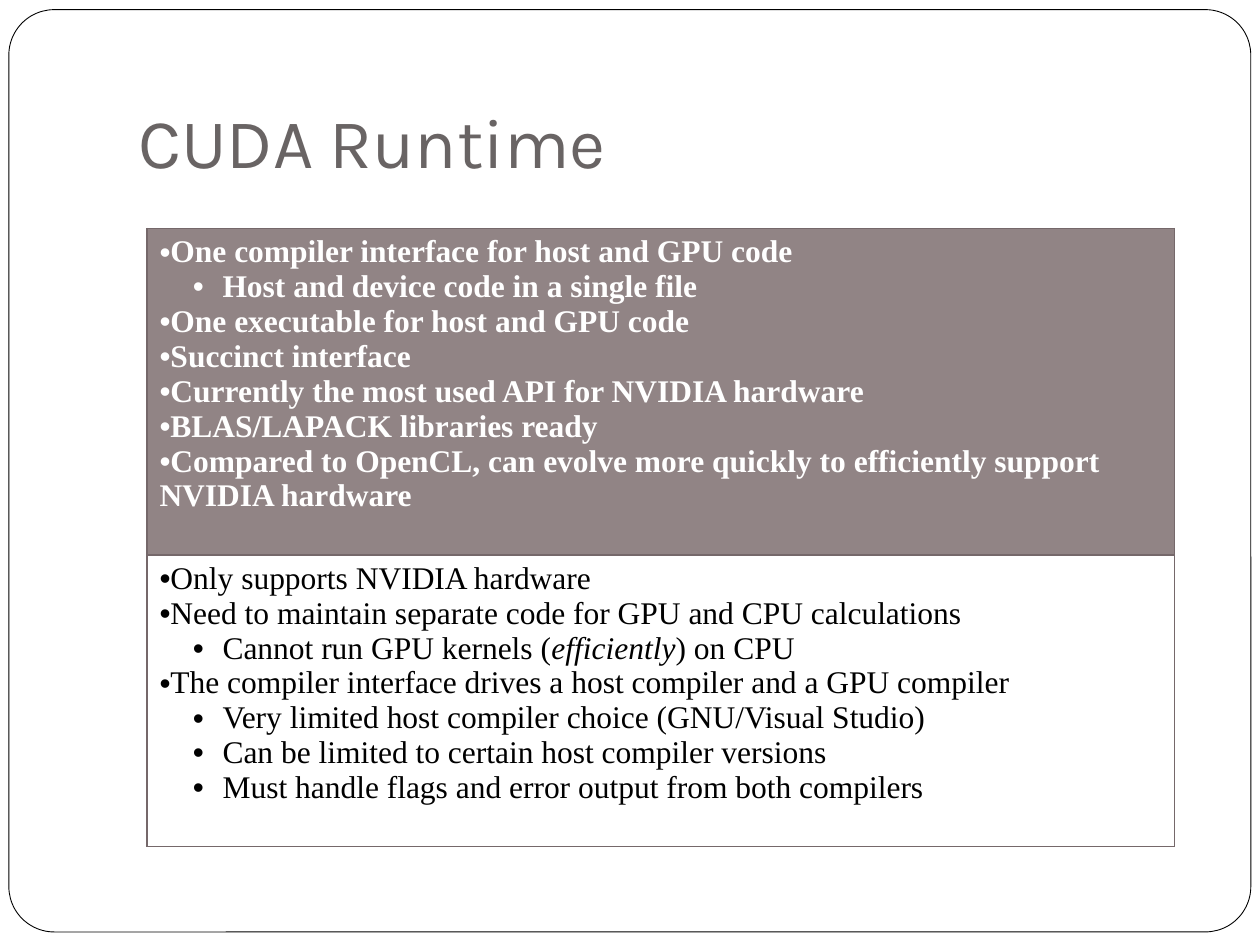
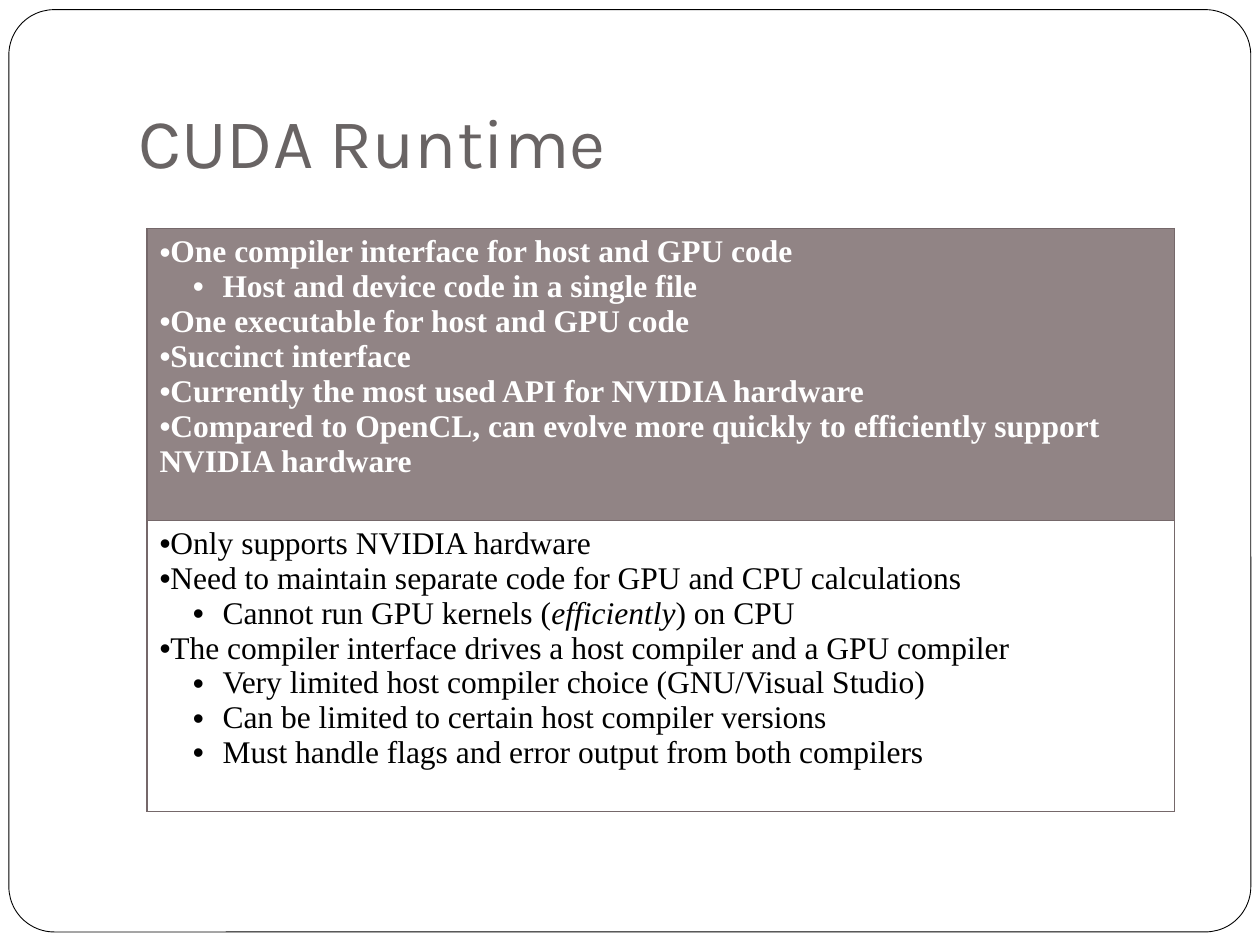
Before and after one commit to scicomp/geryon, a slide deck: slide 2 of geryon.pptx (slide 3 before the commit). Drawn at 1260x945 pixels with LibreOffice and Linux fonts; fonts in the diff are those of the drawing. Boxes give left, top, right and bottom in pixels: in the first picture for what was removed or moved away, otherwise in the second. Text is boxed around its words. In the diff, an @@ line names an element or a change of style, - is before the commit and + after.

```diff
--- a/geryon.pptx
+++ b/geryon.pptx
@@ table at (147, 228, 1174, 858) @@
-row 1, column 1: One compiler interface for host and GPU code / Host and device code in a single file / One executable for host and GPU code / Succinct interface / Currently the most used API for NVIDIA hardware / BLAS/LAPACK libraries ready / Compared to OpenCL, can evolve more quickly to efficiently support NVIDIA hardware
+row 1, column 1: One compiler interface for host and GPU code / Host and device code in a single file / One executable for host and GPU code / Succinct interface / Currently the most used API for NVIDIA hardware / Compared to OpenCL, can evolve more quickly to efficiently support NVIDIA hardware
```
Also in this commit, not shown: 4 other slides changed, 3 slides removed, 6 other files.
